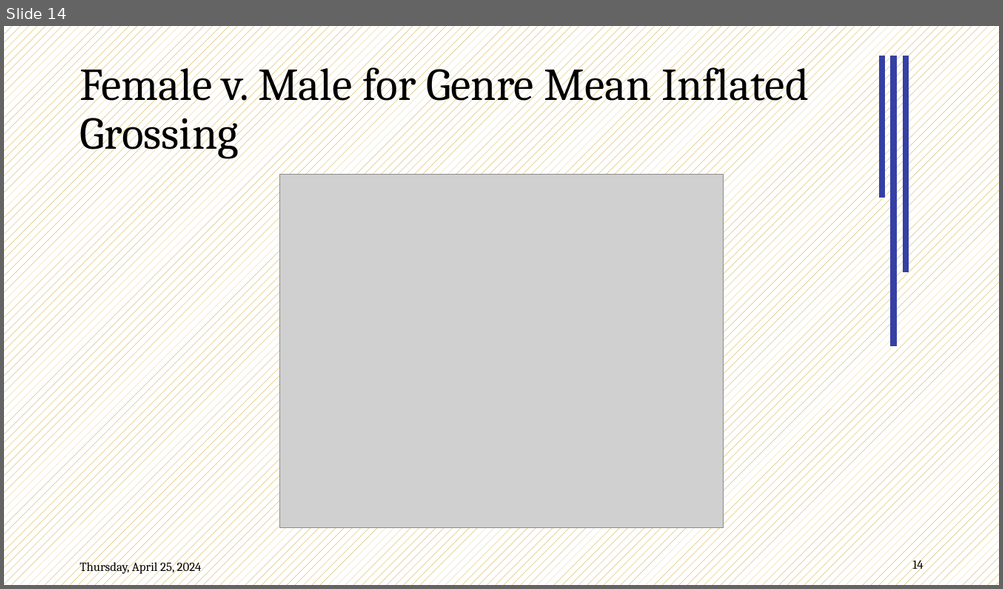
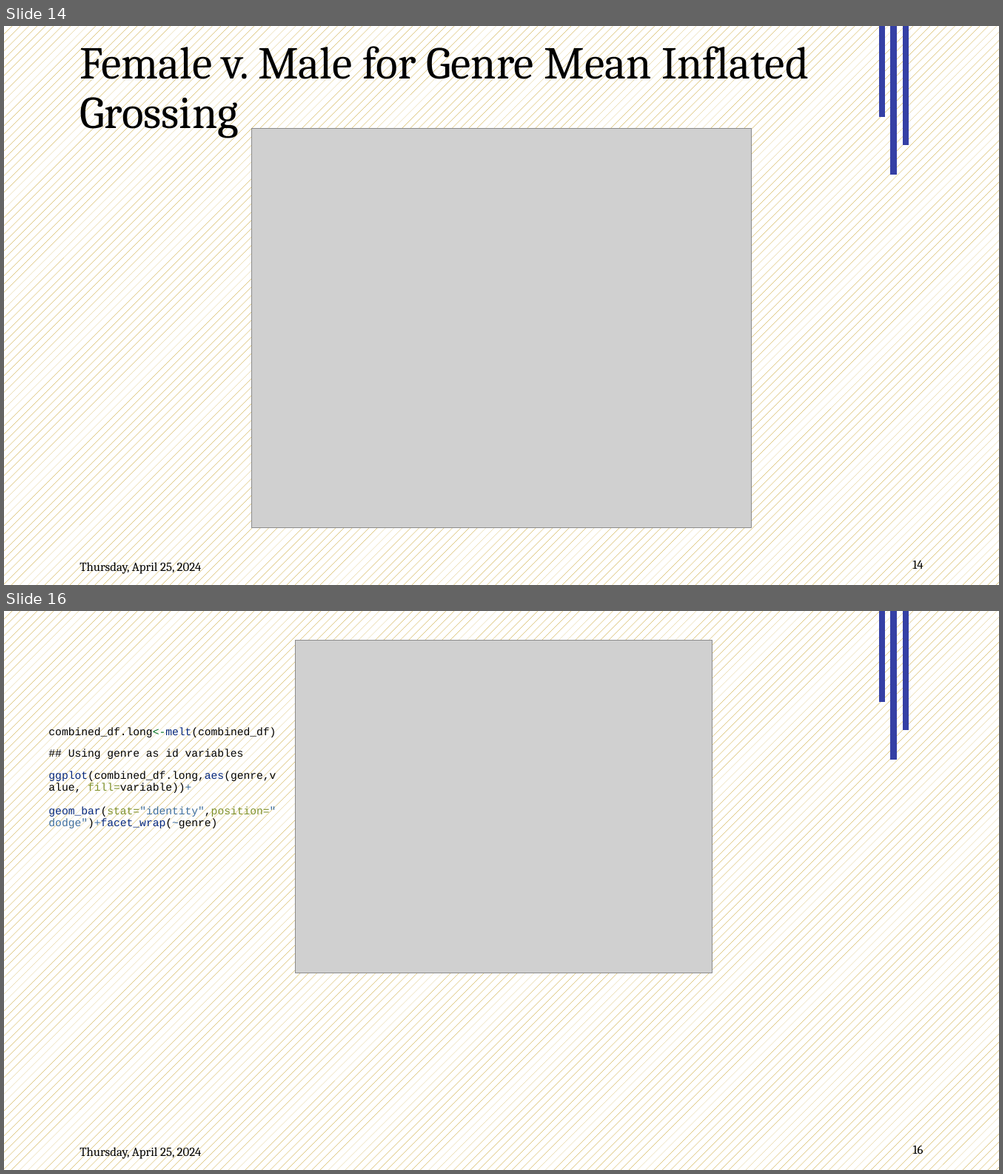
Before and after one commit to Data2401/final-project-fall-2024-classic-films, a slide deck: Slides.pptx. Shown one above the other, each under a label of ours: slide 14 before the commit, slides 14 and 16 after it; the slides between them are not shown. The pictures are 1003x589 and 1003x1174 pixels, drawn with LibreOffice and Linux fonts; fonts in the diff are those of the drawing; grey boxes stand for pictures; background and template pictures are left out. Boxes give left, top, right and bottom in pixels: in the first picture for what was removed or moved away, otherwise in the second. Text is boxed around its words. In the diff, an @@ line names an element or a change of style, - is before the commit and + after.

```diff
--- a/Slides.pptx
+++ b/Slides.pptx
@@ slide 16 added at [4, 611, 999, 1170], background pattern #BF9000 on #FFFFFF; not listed: 5 template elements that a slide beside it also shows @@
@@ picture added at [295, 640, 711, 974] @@
@@ text added at [48, 727, 276, 830], 10.5 pt, text #000000 @@
+combined_df.long<-melt(combined_df)
+## Using genre as id variables
+ggplot(combined_df.long,aes(genre,value, fill=variable))+
+geom_bar(stat="identity",position="dodge")+facet_wrap(~genre)
@@ slide 14 changed as well @@
@@ title "Female v. Male for Genre ...": place and size @@
-title "Female v. Male for Genre ..." at [79, 58, 808, 159]
+title "Female v. Male for Genre ..." at [79, 37, 808, 138]
@@ line added from (882, 117) to (882, 26), #3540A5 6 pt @@
@@ line moved from (882, 198) - (882, 56) to (893, 175) - (893, 26) @@
@@ line moved from (906, 272) - (906, 56) to (906, 145) - (906, 26) @@
@@ line removed from (893, 347) to (893, 56) @@
@@ picture: place and size @@
-picture at [279, 175, 723, 529]
+picture at [252, 129, 751, 529]
```
Also in this commit, not shown: 10 other slides changed, 5 other slides added, 5 slides removed, 2 other files.
